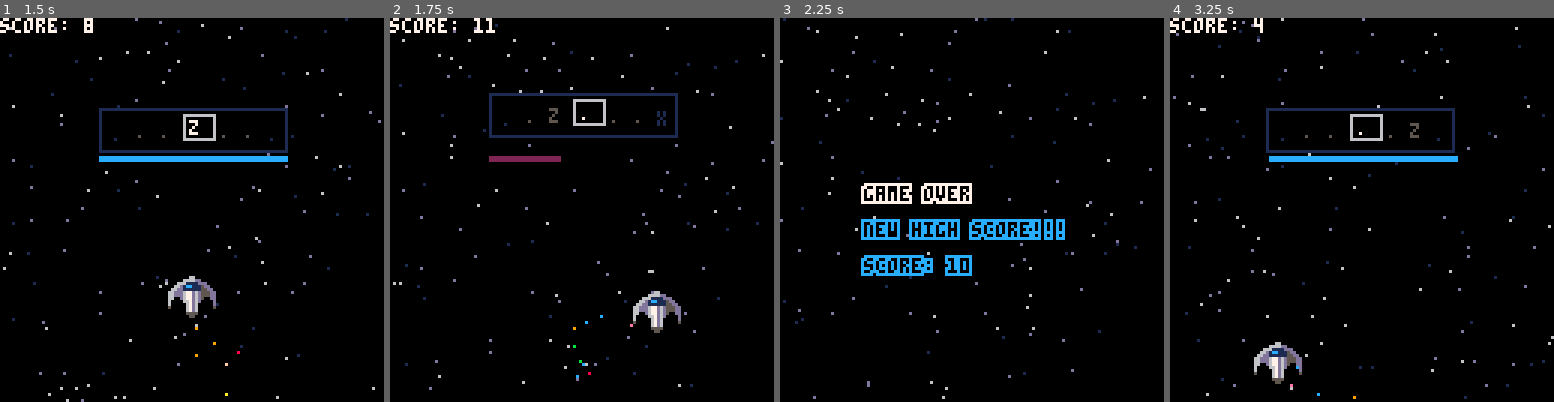
Above: before the commit, frames 1-4 (left to right).
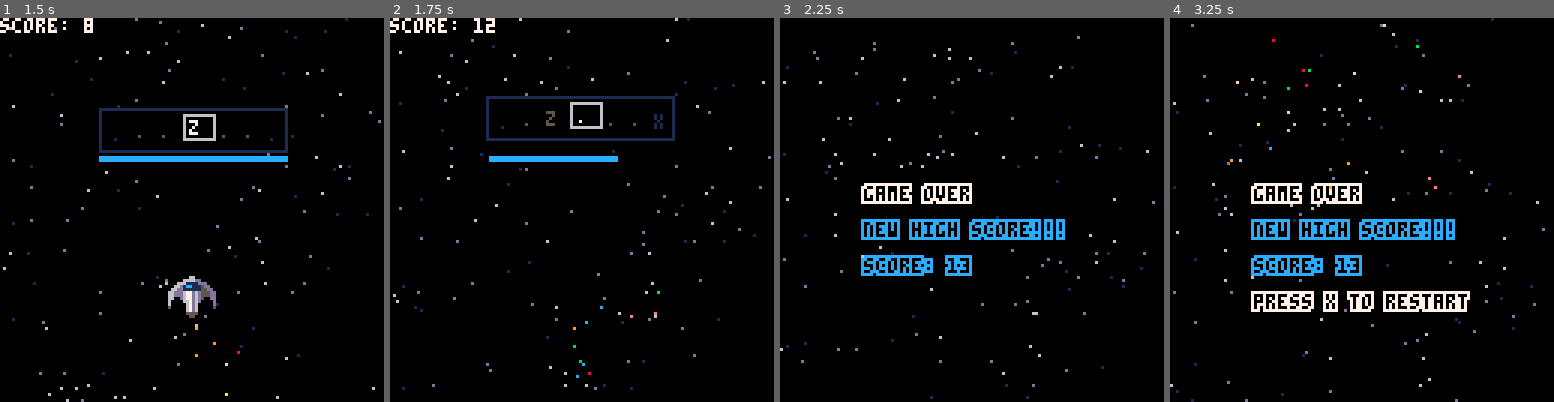
Above: after the commit, the same moments.

Repository: ryanford/EDM-Blastoff
Game: PICO-8 cartridge rhythm-game.p8
Two runs of this game, one before a commit and one after it. Both use one fixed random seed, a clock stepped at 60 frames per second and the inputs below.
Inputs:
- Up to frame 1 (1.5 s): tap X (X key) at 0.33, 1.07 s; tap O (Z key) at 0.7 s
- Up to frame 2 (1.75 s): hold Right from 1.6 s (still down); tap O (Z key) at 1.7 s
- Up to frame 3 (2.25 s): tap X (X key) at 1.85 s; release Right at 2.1 s; tap O (Z key) at 2.1 s; hold Up from 2.15 s (still down)
- Up to frame 4 (3.25 s): release Up at 2.42 s; hold Right 2.47-3.03 s; tap O (Z key) at 2.5, 2.9 s; tap X (X key) at 2.97 s; hold Left from 3.08 s (still down)

Frame 1 is identical in both runs. In frame 2, 5.2% of the frame differs, in the area x 0-100%, y 0-97%; in frame 3, 1.5%; in frame 4, 9.9%, in the area x 0-100%, y 0-100%.

Commit message:
Add temp invulnerability

Diff:
--- a/rhythm-game.p8
+++ b/rhythm-game.p8
@@ -37,6 +37,7 @@
   p.sprite={1,p.x,p.y,2,2}
   p.lane=2
   p.power=3
+  p.invuln=0
 
   partymode = false
   score=0
@@ -80,6 +81,7 @@
     state.update=active_update
     state.draw=active_draw
     timeout=0
+    p.invuln+=60
   end
   update_time()
   timeout+=1/30
@@ -230,6 +232,7 @@
   dt=time_now-prev_time
   step+=1
   if (step>128) step=1
+  if (p.invuln>0) p.invuln-=1
 end
 
 function draw_ship()
@@ -239,7 +242,11 @@
   end
   p.sprite[2] = p.x + m_x + shake - 8
   p.sprite[3] = p.y + m_y + (3 * (3 - p.power))
-  spr(unpack(p.sprite))
+  if p.invuln>0 and p.invuln%2==0 then
+    return
+  else
+    spr(unpack(p.sprite))
+  end
 end
 
 function spawn_prop()
@@ -526,6 +533,7 @@
   shaketimer = 10
   sfx(12)
   p.power-= 1
+  if (p.invuln==0) p.invuln+=30
 end
 
 -- these global vars can move elsewhere at some point, but thought it would be
@@ -535,6 +543,7 @@
 button_pressed = false
 btn_timer = 0
 function check_missed_beat()
+  if (p.invuln>0) return
   last_step =
     pattern[((pattern_step - 1)) + 1] or
     last_pattern[((pattern_step - 1) % 8 ) + 1]
@@ -557,7 +566,9 @@
     pattern = next_pattern
     next_pattern = generate_pattern()
   end
-  if (pattern_step == 1) switched_patterns = false
+  -- I changed this from == 1 to > 0
+  -- I think that fixed the changing pattern bug
+  if (pattern_step > 0) switched_patterns = false
 end
 
 function generate_pattern()
Not shown, changed: main.js
